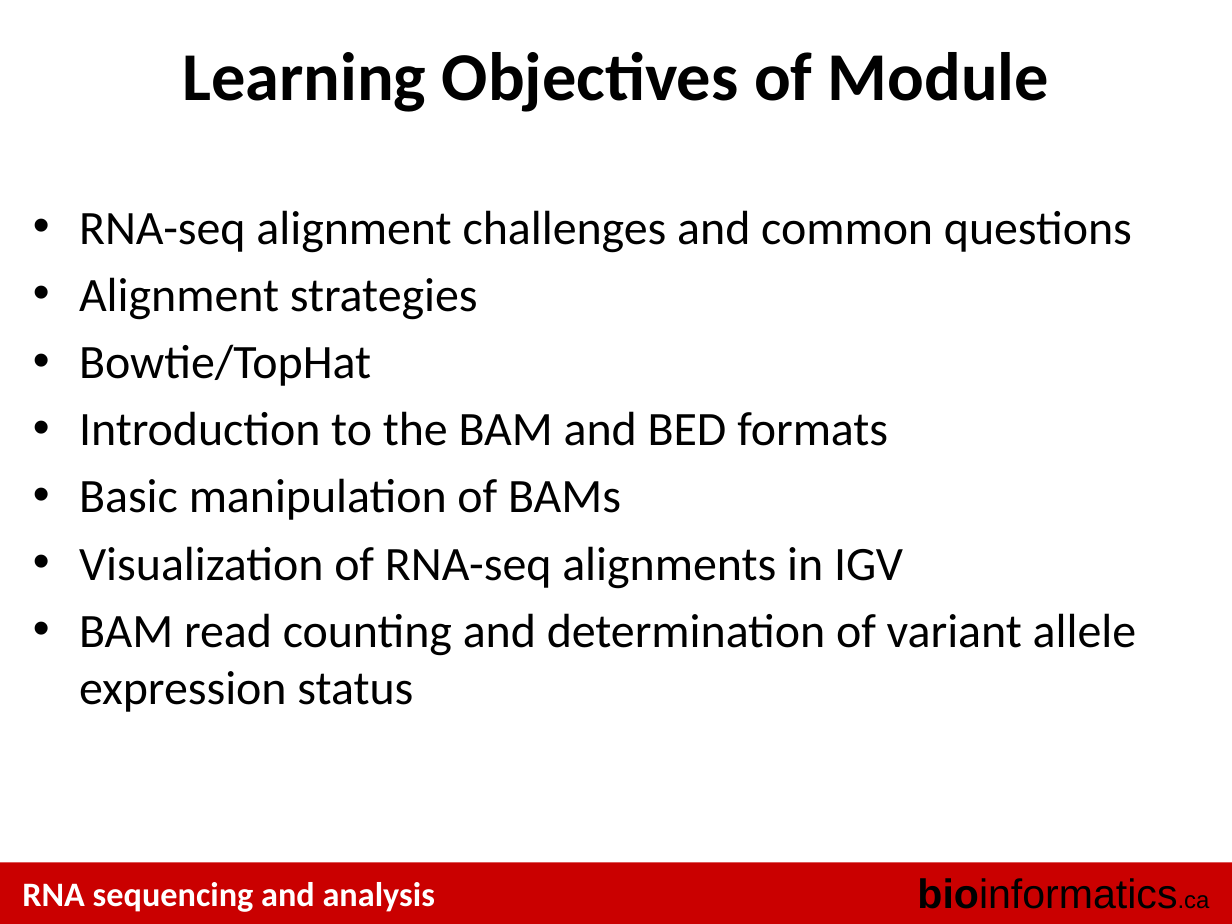
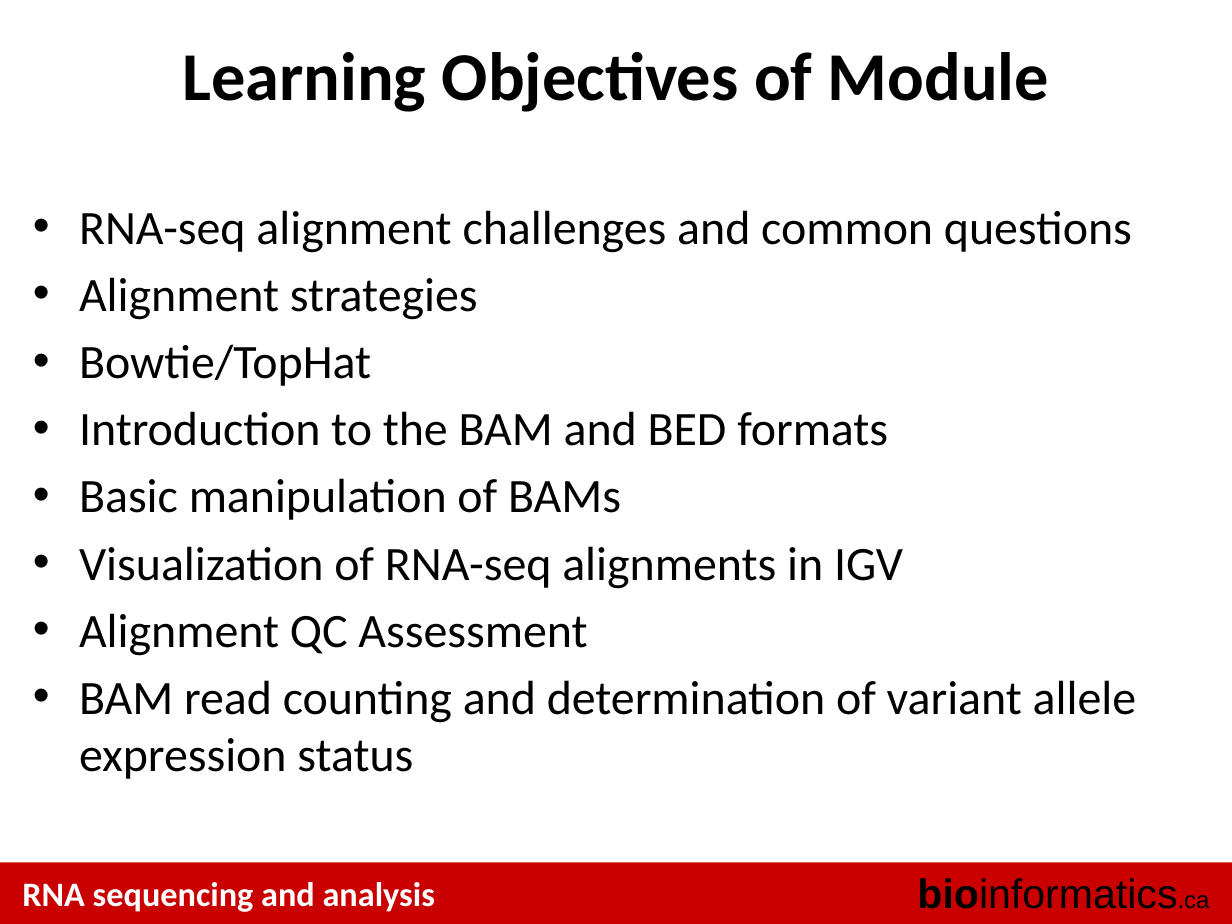
Before and after one commit to griffithlab/rnaseq_tutorial_wiki, a slide deck: slide 6 of LectureFiles/cbw-cshl-nygc/2015/RNASeq_Module2_Lecture.pptx. Drawn at 1232x924 pixels with LibreOffice and Linux fonts; fonts in the diff are those of the drawing. Boxes give left, top, right and bottom in pixels: in the first picture for what was removed or moved away, otherwise in the second. Text is boxed around its words. In the diff, an @@ line names an element or a change of style, - is before the commit and + after.

```diff
--- a/LectureFiles/cbw-cshl-nygc/2015/RNASeq_Module2_Lecture.pptx
+++ b/LectureFiles/cbw-cshl-nygc/2015/RNASeq_Module2_Lecture.pptx
@@ text at (79, 613, 587, 656): paragraph added @@
+• Alignment QC Assessment
```
Also in this commit, not shown: 1 other slide changed, 12 slides added.
